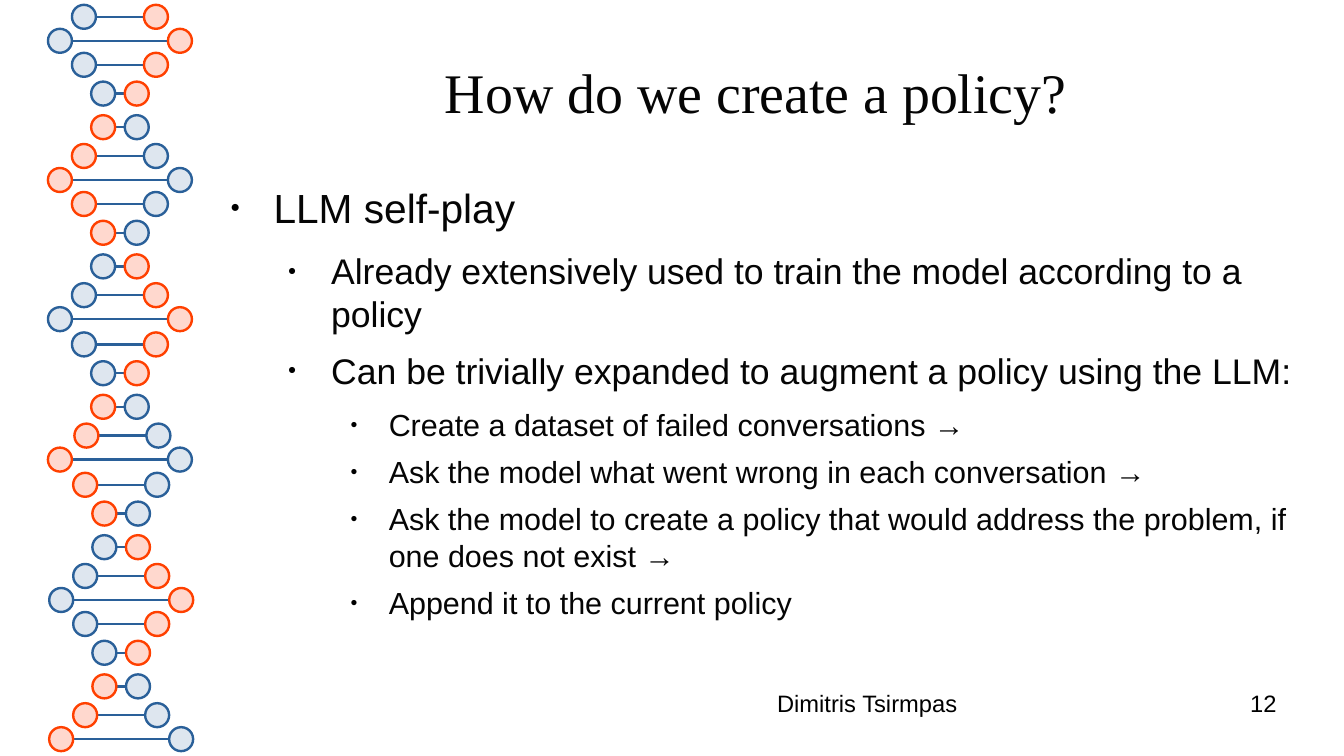
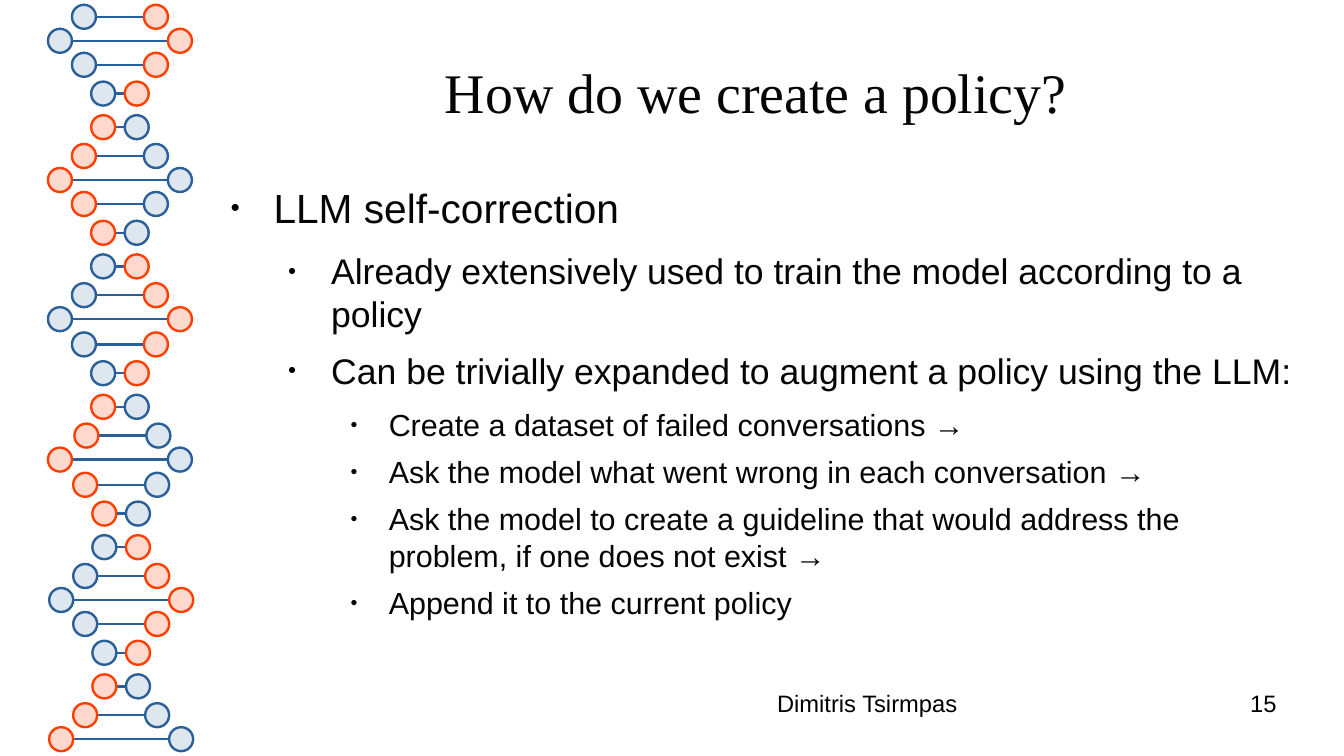
Before and after one commit to dimits-ts/llm_moderation_research, a slide deck: slide 15 of presentations/llm_policy_feasibility.odp (slide 12 before the commit). Drawn at 1344x756 pixels with LibreOffice and Linux fonts; fonts in the diff are those of the drawing. Boxes give left, top, right and bottom in pixels: in the first picture for what was removed or moved away, otherwise in the second. Text is boxed around its words. In the diff, an @@ line names an element or a change of style, - is before the commit and + after.

```diff
--- a/presentations/llm_policy_feasibility.odp
+++ b/presentations/llm_policy_feasibility.odp
@@ text at <box>274,193,619,224</box>: text changed @@
-● LLM self-play
+● LLM self-correction
@@ text at <box>389,508,1179,573</box>: text changed @@
-    ● Ask the model to create a policy that would address the problem, if one does not exist →
+    ● Ask the model to create a guideline that would address the problem, if one does not exist →
@@ page number at <box>1250,695,1276,713</box>: text changed @@
-12
+15
```
Also in this commit, not shown: 7 other slides changed, 3 slides added.
